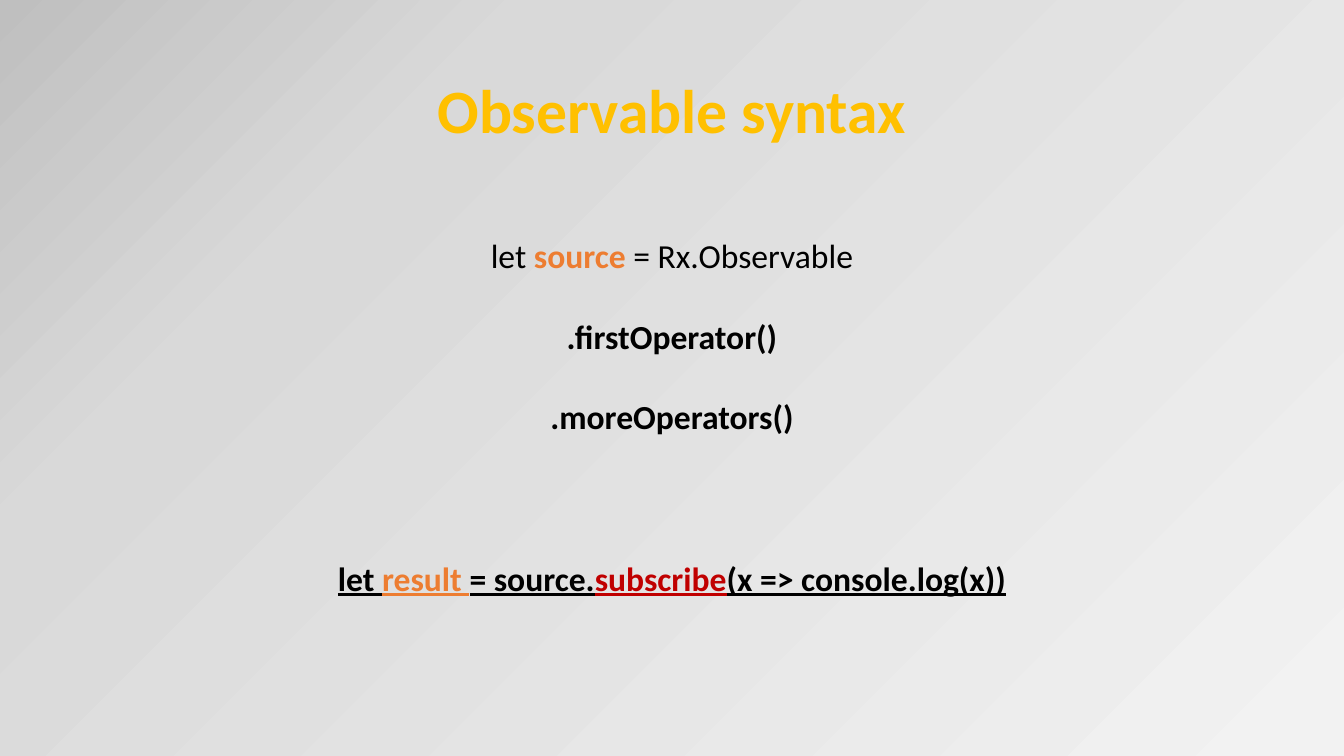
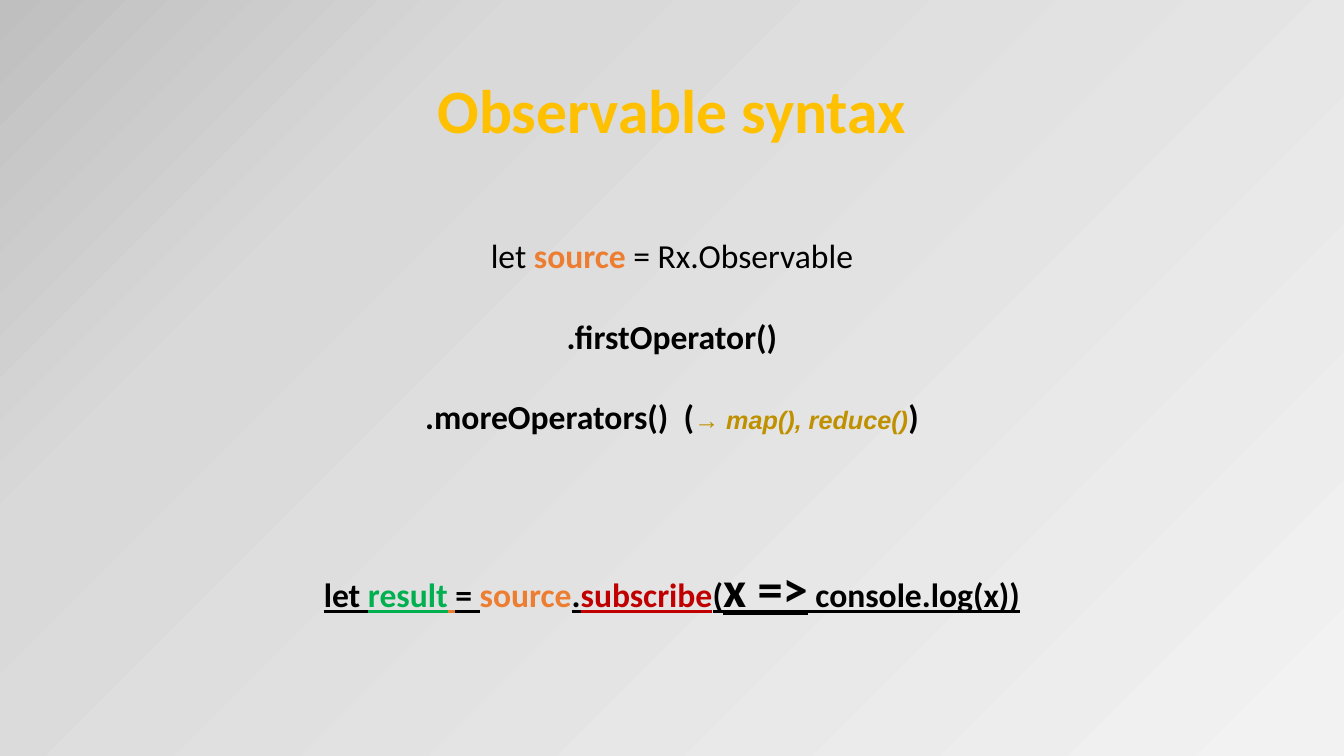
Before and after one commit to petereijgermans11/frontend-cursus, a slide deck: slide 25 of frontend-cursus/ 8 - Angular.pptx (slide 29 before the commit). Drawn at 1344x756 pixels with LibreOffice and Linux fonts; fonts in the diff are those of the drawing. Boxes give left, top, right and bottom in pixels: in the first picture for what was removed or moved away, otherwise in the second. Text is boxed around its words. In the diff, an @@ line names an element or a change of style, - is before the commit and + after.

```diff
--- a/frontend-cursus/ 8 - Angular.pptx
+++ b/frontend-cursus/ 8 - Angular.pptx
@@ text at (425, 404, 908, 435): text changed @@
-.moreOperators()
+.moreOperators() (→ map(), reduce())
@@ text at (324, 582, 1019, 615): size 24 to 36 pt in "source.subscribe(x =>"; text colour #ED7D31 to #00B050 in "result"; text colour #000000 to #ED7D31, underline off in "source.subscribe(x" @@
```
Also in this commit, not shown: 8 other slides changed, 2 slides added, 6 slides removed, 1 other file.
